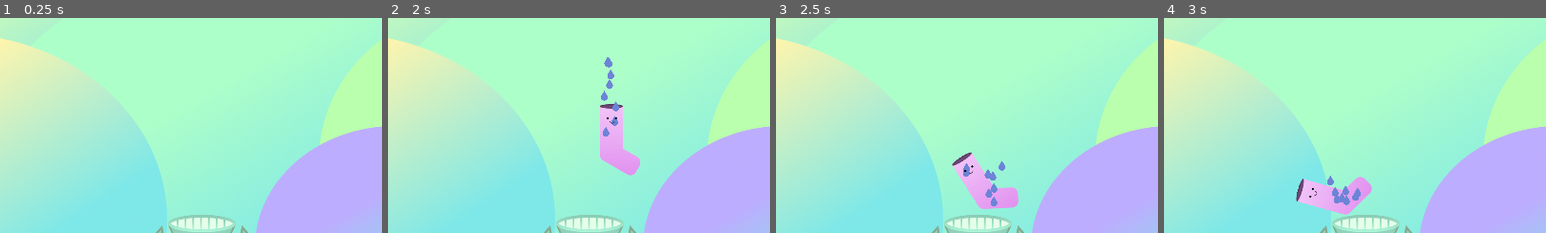
Above: before the commit, frames 1-4 (left to right).
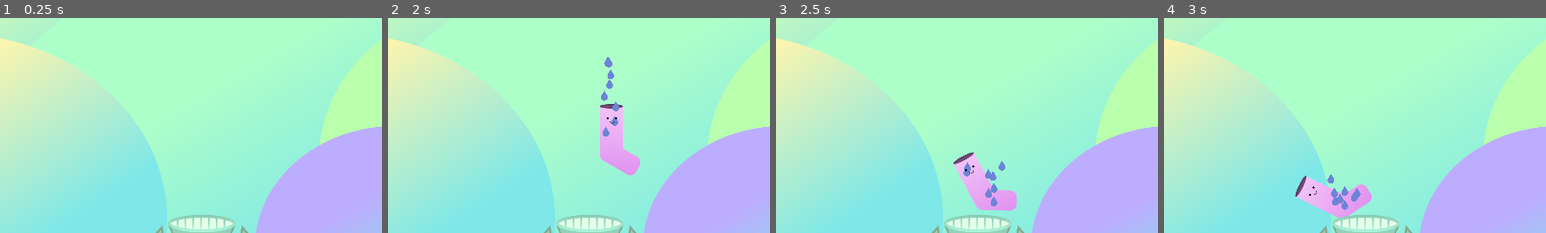
Above: after the commit, the same moments.

Repository: Dexterminator/solemates
Game: Godot game, scene res://Scenes/Main/Main.tscn
The game is run twice, just before and just after one commit, with the same random seed, the same clock (stepped at 60 frames per second) and the same inputs.
Inputs:
- Up to frame 1 (0.25 s): no input
- Up to frame 2 (2 s): no input
- Up to frame 3 (2.5 s): no input
- Up to frame 4 (3 s): no input
The pictures show only the part of the screen within x 32-82%, y 40-90%; the shares and areas given below are measured in that part.

Frames 1-2 are identical in both runs. In frame 3, 0.4% of the frame differs, in the area x 46-64%, y 62-90%; in frame 4, 0.9%, in the area x 34-55%, y 72-93%.

Commit message:
Blinking

Diff:
--- a/Entities/Sock/Sock.gd
+++ b/Entities/Sock/Sock.gd
@@ -4,6 +4,21 @@
 var max_force = 300
 onready var wet_particles = $WetParticles
 onready var drying_particles = $DryingParticles
+onready var timer = $Timer
+onready var eyes = $Eyes
+
+func _start_blink_timer():
+	timer.wait_time = rand_range(1, 6)
+	timer.start()
+
+func _blink():
+	eyes.set_visible(false)
+	yield(get_tree().create_timer(0.1), "timeout")
+	eyes.set_visible(true)
+	_start_blink_timer()
+
+func _ready():
+	_start_blink_timer()
 
 func _physics_process(delta):
 	var force = get_applied_force()
@@ -18,3 +33,7 @@
 func stop_drying():
 	wet_particles.set_emitting(true)
 	drying_particles.set_emitting(false)
+
+
+func _on_Timer_timeout():
+	_blink()
--- a/Entities/Sock/Sock.tscn
+++ b/Entities/Sock/Sock.tscn
@@ -81,3 +81,7 @@
 position = Vector2( -2.78978, -23.6857 )
 scale = Vector2( 0.721, 0.721 )
 texture = ExtResource( 5 )
+
+[node name="Timer" type="Timer" parent="."]
+autostart = true
+[connection signal="timeout" from="Timer" to="." method="_on_Timer_timeout"]
